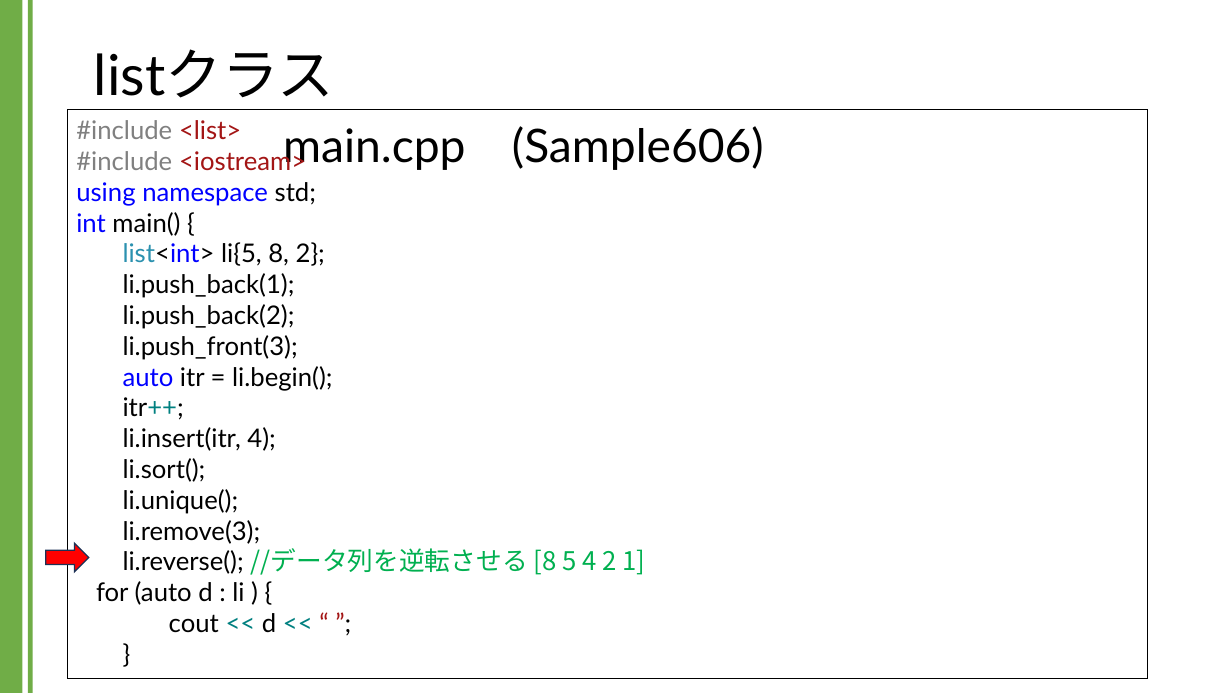
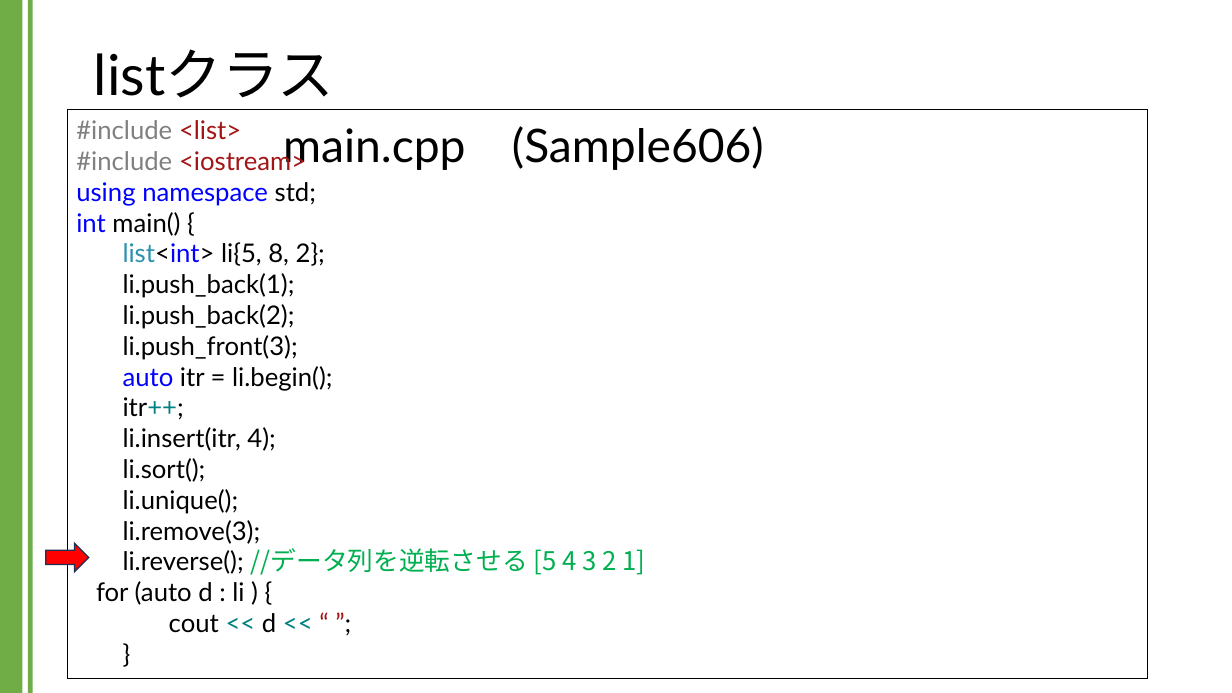
Before and after one commit to kic-murata/cpp2024, a slide deck: slide 14 of 授業資料/講義資料：Listクラス.pptx. Drawn at 1232x693 pixels with LibreOffice and Linux fonts; fonts in the diff are those of the drawing. Boxes give left, top, right and bottom in pixels: in the first picture for what was removed or moved away, otherwise in the second. Text is boxed around its words. In the diff, an @@ line names an element or a change of style, - is before the commit and + after.

```diff
--- a/授業資料/講義資料：Listクラス.pptx
+++ b/授業資料/講義資料：Listクラス.pptx
@@ text in rectangle at [123,548,645,575]: text changed @@
-li.reverse(); //データ列を逆転させる [8 5 4 2 1]
+li.reverse(); //データ列を逆転させる [5 4 3 2 1]
```
Also in this commit, not shown: 1 other slide changed, 2 other files.
